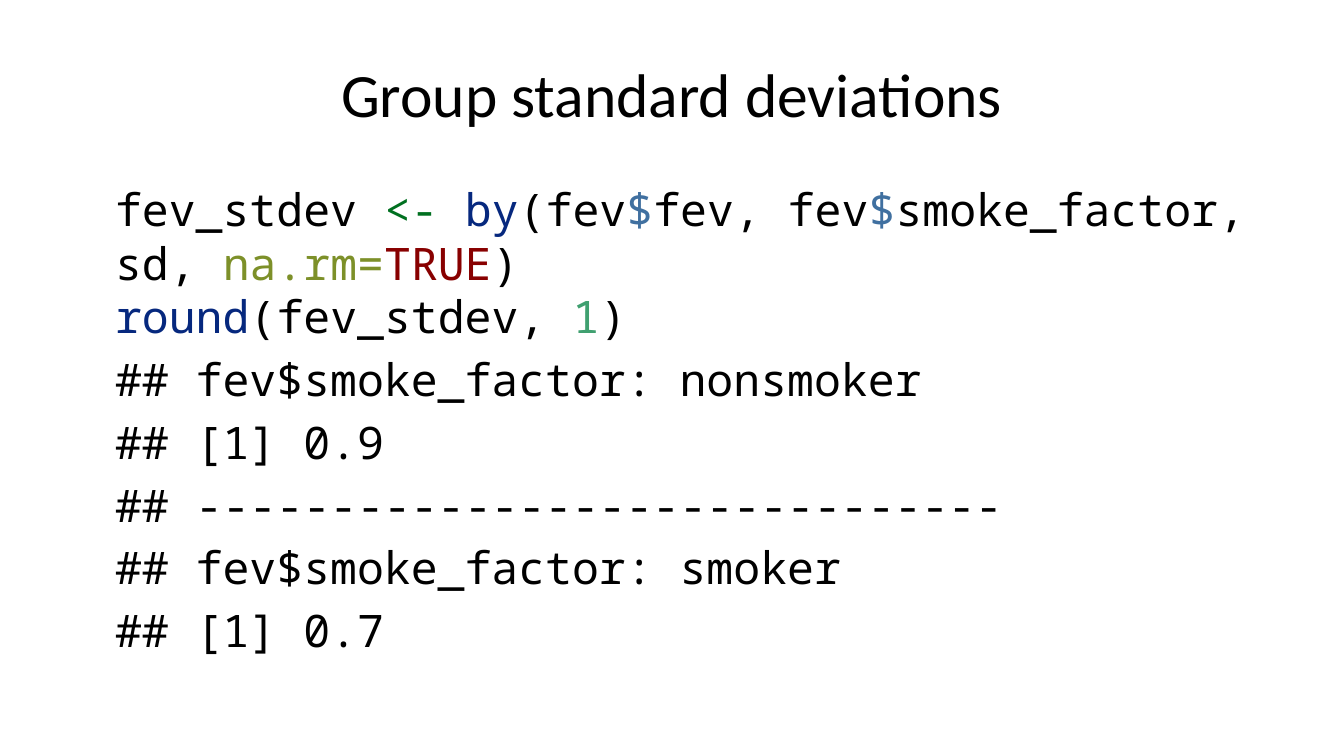
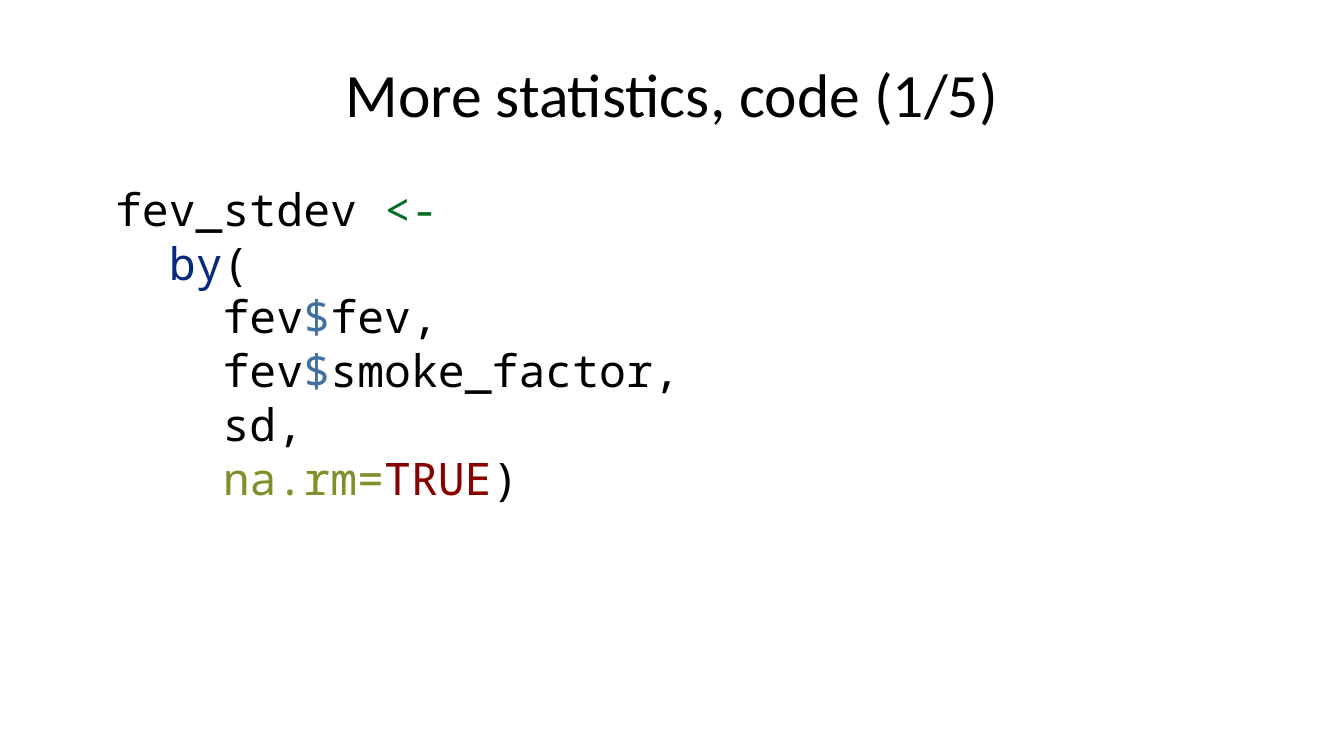
Before and after one commit to pmean/classes, a slide deck: slide 26 of introduction-to-r/results/v05-slides-and-speaker-notes.pptx. Drawn at 1344x756 pixels with LibreOffice and Linux fonts; fonts in the diff are those of the drawing. Boxes give left, top, right and bottom in pixels: in the first picture for what was removed or moved away, otherwise in the second. Text is boxed around its words. In the diff, an @@ line names an element or a change of style, - is before the commit and + after.

```diff
--- a/introduction-to-r/results/v05-slides-and-speaker-notes.pptx
+++ b/introduction-to-r/results/v05-slides-and-speaker-notes.pptx
@@ title at box(345, 72, 997, 126): text changed @@
-Group standard deviations
+More statistics, code (1/5)
@@ text at box(115, 191, 680, 502): text changed @@
-fev_stdev <- by(fev$fev, fev$smoke_factor, sd, na.rm=TRUE)
-round(fev_stdev, 1)
-## fev$smoke_factor: nonsmoker
-## [1] 0.9
-## ------------------------------
-## fev$smoke_factor: smoker
-## [1] 0.7
+fev_stdev <-
+by(
+fev$fev,
+fev$smoke_factor,
+sd,
+na.rm=TRUE)
```
Also in this commit, not shown: 7 other slides changed, 2 slides added, 10 other files.
